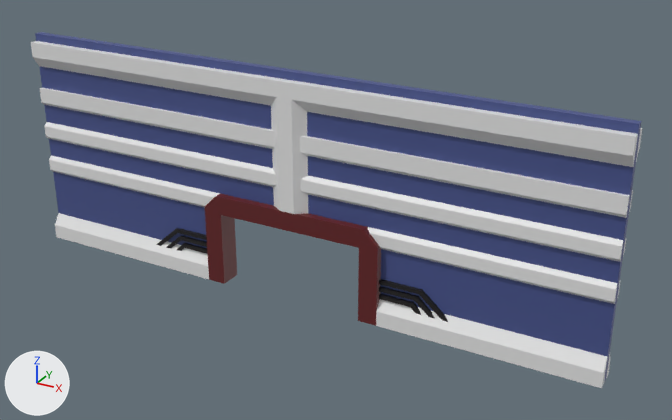
One commit to the glTF model SpaceHorrorGame/assets/Walls/Large_Wall_Door_Interior.glb: the scene before it, then after it.
Camera for both pictures: a 50 mm camera at (11.16, -9.19, 11.75) aimed at (1.03, 9.24, 2.54). The lights are fixed; the arrows at lower left show +X, +Y and +Z. Where no turn or scale is listed for an object, it has been applied to the vertices. Vertices at the same position are counted once.

The first picture shows 'Interior_Door_Arms', 'Large_Doorway_Wall_Panel', 'Large_Frame', 'Large_Wall_Doorway', 'Large_Wall_Interior_Center_Panel', 'Large_Wall_Interior_Top_Bottom_Panel'.
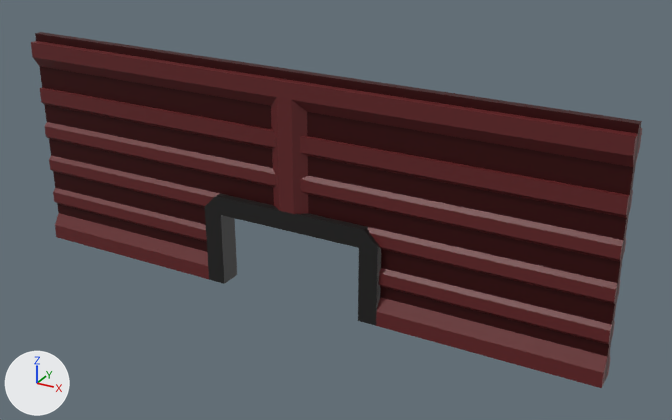
Changed parts and their boxes [x1, y1, x2, y2] in the pictures (672 x 420 px):
'Large_Wall_Doorway', recoloured (blue to red): [35, 32, 642, 382] in both
'Large_Doorway_Wall_Panel', reshaped (19% taller): before [40, 87, 630, 304]; after [40, 87, 630, 345]
'Large_Wall_Interior_Top_Bottom_Panel', recoloured: [31, 41, 638, 388] in both
'Large_Frame', recoloured: [205, 194, 381, 326] in both
'Large_Wall_Interior_Center_Panel', recoloured: [271, 97, 308, 214] in both
'Interior_Door_Arms', deleted (black): before [156, 228, 448, 322]
part 1 of me_cube_066, built on: before [49, 155, 618, 304]; after [49, 155, 618, 345]
part 2 of me_cube_066, recoloured: [40, 87, 630, 303] in both

Patch to the scene script:
```diff
--- a/SpaceHorrorGame/assets/Walls/Large_Wall_Door_Interior.glb.py
+++ b/SpaceHorrorGame/assets/Walls/Large_Wall_Door_Interior.glb.py
@@ mat_tmp_wall_texture @@
 mat_tmp_wall_texture = principled_material('tmp_wall_texture')
-mat_tmp_wall_texture.base_color = (0.0628, 0.0864, 0.26)  # blue #47538b
+mat_tmp_wall_texture.base_color = (0.0529, 0.00243, 0.00304)  # dark red #41080a
@@ me_cube_064 @@
 me_cube_064.from_pydata(...)  # 28 vertices, 46 faces; spans x -8.0..8.0, y 8.6..8.8, z -3.0..2.8
+me_cube_064.materials.append(mat_red)  # dark red #642022
@@ me_cube_065 @@
 me_cube_065.from_pydata(...)  # 12 vertices, 22 faces; spans x -0.5..0.5, y 8.6..8.8, z -0.5..2.4
+me_cube_065.materials.append(mat_red)  # dark red #642022
@@ me_cube_008 @@
 me_cube_008.from_pydata(...)  # 24 vertices, 46 faces; spans x -2.5..2.5, y 8.6..9.2, z 0.0..2.5
-me_cube_008.materials.append(mat_red)  # dark red #642022
+me_cube_008.materials.append(mat_material_011)  # black #191818
@@ me_cube_066 @@
 # used by ob_large_doorway_wall_panel; location = (0.0, 0.0, 0.0)
-me_cube_066.from_pydata(...)  # 48 vertices, 72 faces; spans x -8.0..8.0, y 8.7..8.8, z 2.0..4.5
+me_cube_066.from_pydata(...)  # 64 vertices, 96 faces; spans x -8.0..8.0, y 8.7..8.8, z 1.0..4.5
+# me_cube_066 part 1
+# 3 vertices in x -2.0, y 8.7..8.8, z 2.0..2.4 move by (-0.1, 0.0, 0.0)
+# 3 vertices in x 2.0, y 8.7..8.8, z 2.0..2.4 move by (0.1, 0.0, 0.0)
+# 2 vertices move from x -0.3..0.3, y 8.8, z 2.5 to x -2.1..2.1, y 8.8, z 2.5
+# 8 vertices are added at x -8.0..2.1, y 8.7..8.8, z 1.0..1.5
+# 8 new vertices lie (5.9, 0.0, 0.0) away from vertices in x -8.0..2.1, y 8.7..8.8, z 1.0..1.5
+# 24 new faces join them
+# me_cube_066 part 2: 72 faces spanning x -8.0..8.0, y 8.7..8.8, z 2.0..4.5 switch from no material to mat_red (dark red #642022)
@@ ob_interior_door_arms @@
-ob_interior_door_arms = bpy.data.objects.new('Interior_Door_Arms', me_cube_061)
-ob_interior_door_arms.location = (0.0, 0.0, 0.0)
```
